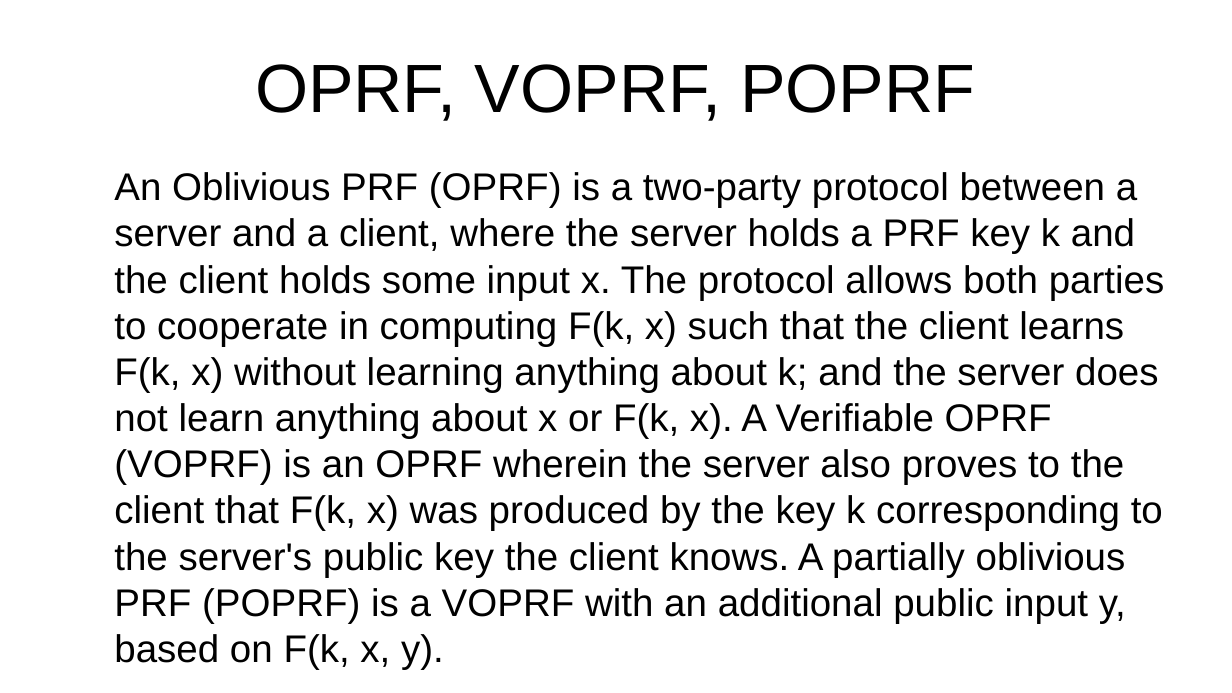
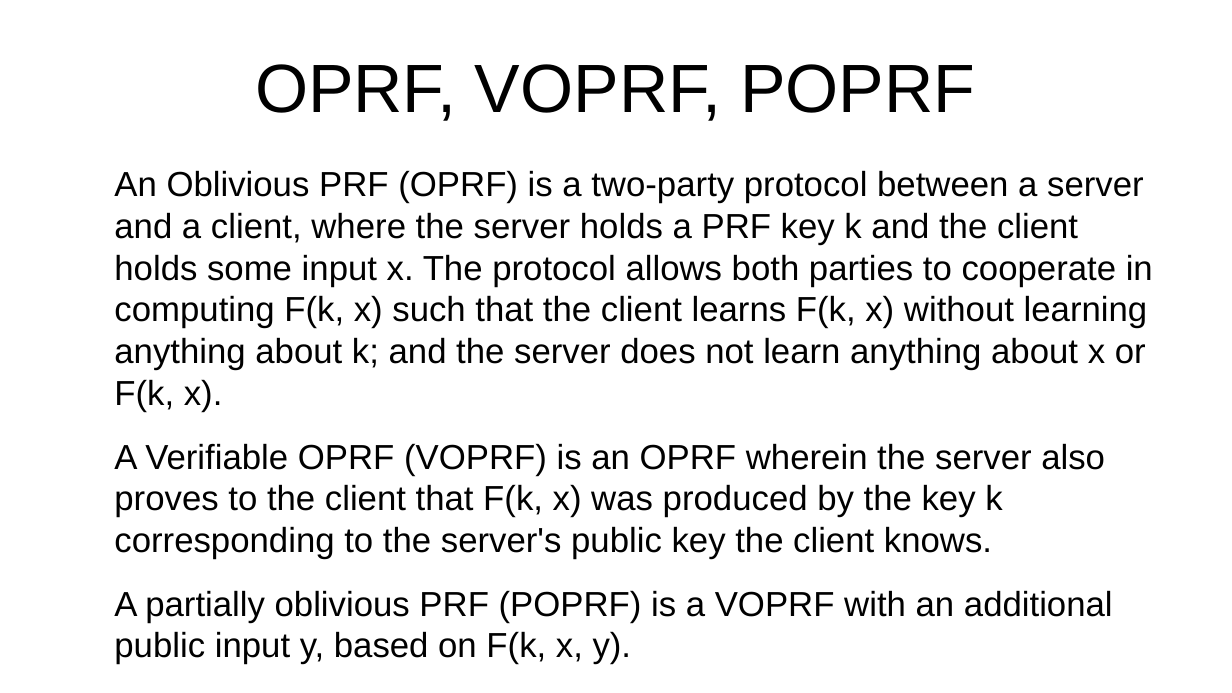
Before and after one commit to sftcd/cs7053, a slide deck: slide 7 of 2023lectures/07-voprf.odp. Drawn at 1232x693 pixels with LibreOffice and Linux fonts; fonts in the diff are those of the drawing. Boxes give left, top, right and bottom in pixels: in the first picture for what was removed or moved away, otherwise in the second. Text is boxed around its words. In the diff, an @@ line names an element or a change of style, - is before the commit and + after.

```diff
--- a/2023lectures/07-voprf.odp
+++ b/2023lectures/07-voprf.odp
@@ text at (114, 170, 1153, 664): text changed; size 24.8 to 22.4 pt @@
-An Oblivious PRF (OPRF) is a two-party protocol between a server and a client, where the server holds a PRF key k and the client holds some input x. The protocol allows both parties to cooperate in computing F(k, x) such that the client learns F(k, x) without learning anything about k; and the server does not learn anything about x or F(k, x). A Verifiable OPRF (VOPRF) is an OPRF wherein the server also proves to the client that F(k, x) was produced by the key k corresponding to the server's public key the client knows. A partially oblivious PRF (POPRF) is a VOPRF with an additional public input y, based on F(k, x, y).
+An Oblivious PRF (OPRF) is a two-party protocol between a server and a client, where the server holds a PRF key k and the client holds some input x. The protocol allows both parties to cooperate in computing F(k, x) such that the client learns F(k, x) without learning anything about k; and the server does not learn anything about x or F(k, x).
+A Verifiable OPRF (VOPRF) is an OPRF wherein the server also proves to the client that F(k, x) was produced by the key k corresponding to the server's public key the client knows.
+A partially oblivious PRF (POPRF) is a VOPRF with an additional public input y, based on F(k, x, y).
```
Also in this commit, not shown: 1 other slide changed, 8 other files.
